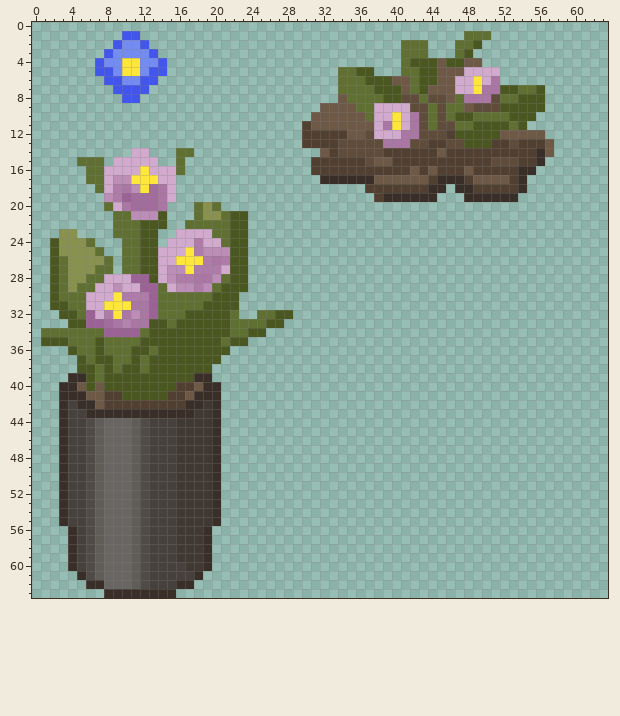
A pixel-art sprite gets an edit: Assets/Sprites/Plant.png. This is how it looked before the edit.
The file is 64x64 pixels. Pixels under 10% opacity are left out. Colours within 5 levels of each other are drawn and written as one.
After the commit:
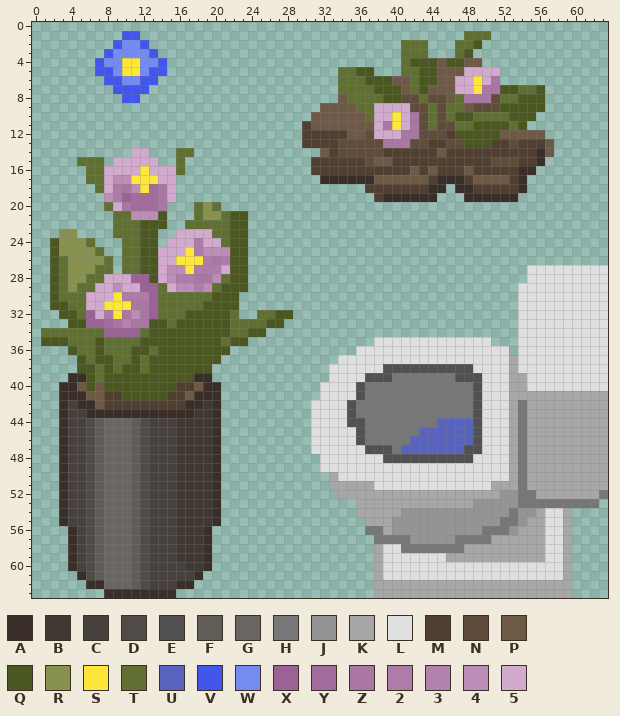
Palette (. is transparent): A #392e28  B #403832  C #47413d  D #504b46  E #525050  F #605c58  G #696562  H #777777  J #949494  K #a7a7a7  L #dfdfdf  M #514031  N #5f4c3b  P #6e5846  Q #4b5720  R #88924e  S #ffe63b  T #607032  U #5763bd  V #4256eb  W #748cf2  X #9b6295  Y #a26c9c  Z #aa76a4  2 #af7ca9  3 #b482ae  4 #bc8db7  5 #d2aacd
What changed:
Changed rows in their new state; - is an unchanged pixel.
first column x 31:
27 ------------------------LLLLLLLLL
28 ------------------------LLLLLLLLL
29 -----------------------LLLLLLLLLL
30 -----------------------LLLLLLLLLL
31 -----------------------LLLLLLLLLL
32 -----------------------LLLLLLLLLL
33 -----------------------LLLLLLLLLL
34 -----------------------LLLLLLLLLL
35 -------LLLLLLLLLLLLL---LLLLLLLLLL
36 -----LLLLLLLLLLLLLLLLL-LLLLLLLLLL
37 ---LLLLLLLLLLLLLLLLLLLKLLLLLLLLLL
38 --LLLLLLEEEEEEEEEELLLLKLLLLLLLLLL
39 --LLLLEEEHHHHHHHEEELLLKKLLLLLLLLL
40 -LLLLEHHHHHHHHHHHHELLLKKLLLLLLLLL
41 -LLLLEHHHHHHHHHHHHELLLKKKKKKKKKKK
42 LLLLEHHHHHHHHHHHHHELLLKHKKKKKKKKK
43 LLLLEHHHHHHHHHHHHHELLLKHKKKKKKKKK
44 LLLLEEHHHHHHHHUUUUELLLKHKKKKKKKKK
45 LLLLLEHHHHHHUUUUUUELLLKHKKKKKKKKK
46 LLLLLEHHHHHUUUUUUUELLLKHKKKKKKKKK
47 LLLLLLEEEHUUUUUUUEELLLKHKKKKKKKKK
48 -LLLLLLLEEEEEEEEEELLLLKHKKKKKKKKK
49 -LLLLLLLLLLLLLLLLLLLLLKHKKKKKKKKK
50 --KLLLLLLLLLLLLLLLLLLLKHKKKKKKKKK
51 --KKKKKLLLLLLLLLLLLLKKKHKKKKKKKKK
52 ---KKKKKKKKKKKKKKKKKKJJHHKKKKKKKH
53 -----KKKKKKKKKKKKKJJJJJHHHHHHHHH-
54 -----KKKKKJJJJJJJJJJJJHJJKLLK----
55 ------KKKJJJJJJJJJJJJHHJKKLLK----
56 ------HHKJJJJJJJJJJHHHJKKKLLK----
57 -------HHHHJJJJJHHHHKKKKKKLLK----
58 -------KLLHHHHHHHKKKKKKKKKLLK----
59 -------KLLLLLLLKKKKKKKKKKKLLK----
60 -------KLLLLLLLLLLLLLLLLLLLLK----
61 -------KLLLLLLLLLLLLLLLLLLLLK----
62 -------KKKKKKKKKKKKKKKKKKKKKK----
63 -------KKKKKKKKKKKKKKKKKKKKKK----
Where, in picture pixels (left, top, right, bottom), the same in both pictures:
added: (311, 265, 608, 598)
